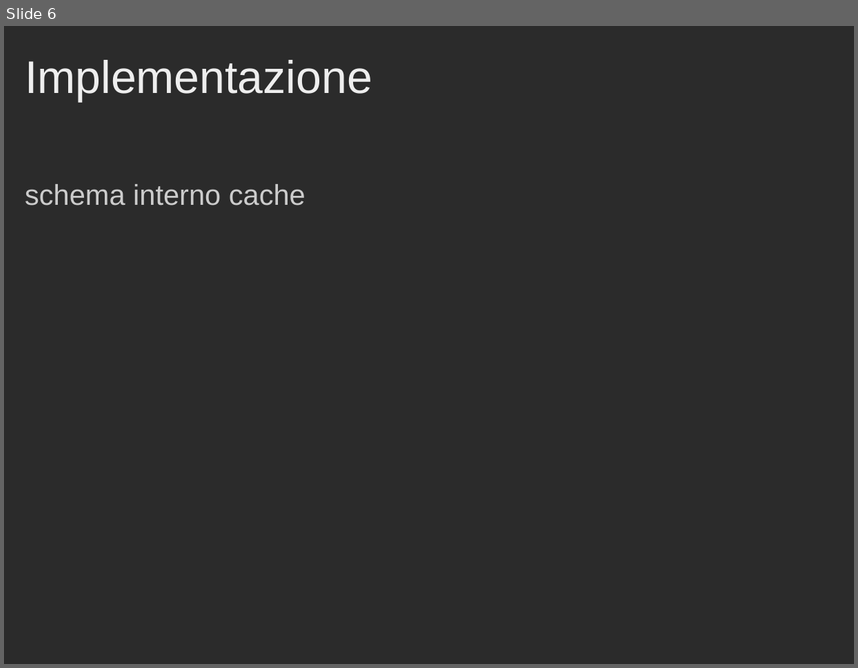
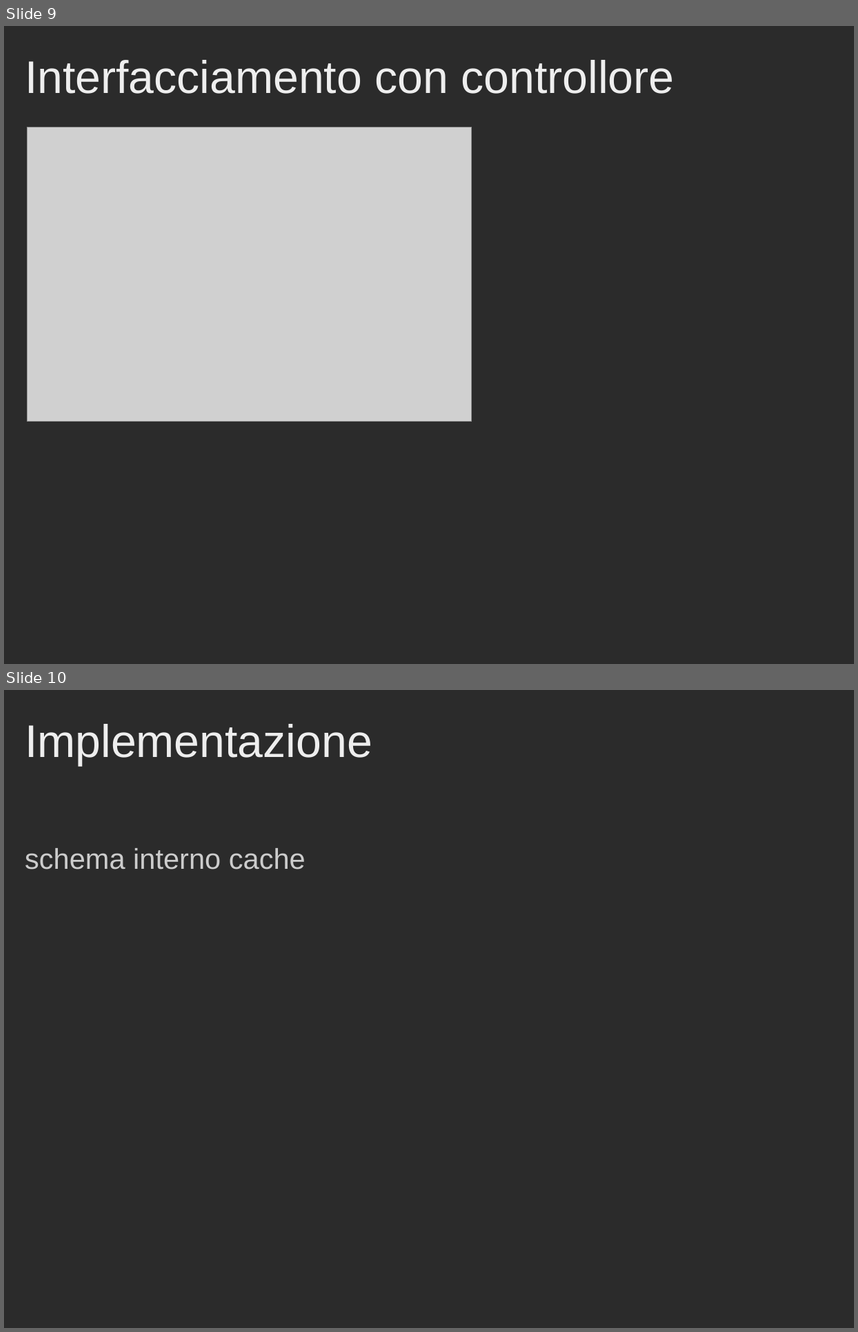
Before and after one commit to Muffo/dlxcache, a slide deck: Presentazione_Progetto_Cache.ppt. Shown one above the other, each under a label of ours: slide 6 before the commit, slides 9 and 10 after it. The pictures are 858x668 and 858x1332 pixels, drawn with LibreOffice and Linux fonts; fonts in the diff are those of the drawing; grey boxes stand for pictures; background and template pictures are left out; a plain dark background stands for a picture behind light text. Boxes give left, top, right and bottom in pixels: in the first picture for what was removed or moved away, otherwise in the second. Text is boxed around its words. In the diff, an @@ line names an element or a change of style, - is before the commit and + after.

```diff
--- a/Presentazione_Progetto_Cache.ppt
+++ b/Presentazione_Progetto_Cache.ppt
@@ slide 9 added at [4, 26, 854, 664], background picture (left out) @@
@@ title added at [25, 60, 675, 94], 43 pt, text #EEEEEE @@
+Interfacciamento con controllore
@@ picture added at [27, 127, 473, 421] @@
@@ what was slide 6 is now slide 10 @@
```
Also in this commit, not shown: 3 slides changed, 5 other slides added, 2 slides removed, 6 other files.
